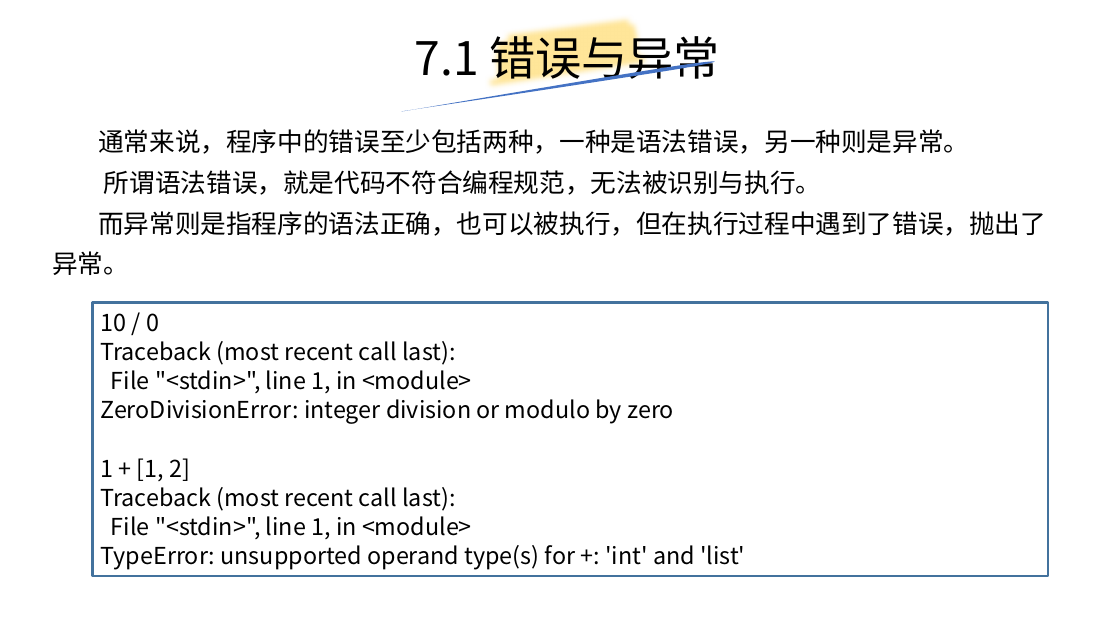
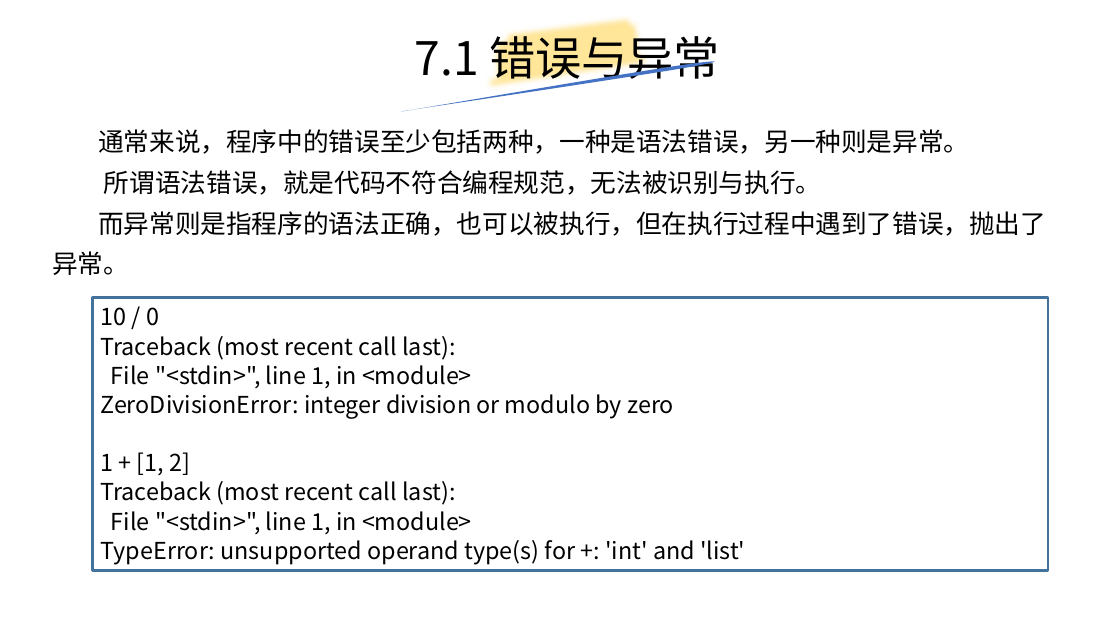
Before and after one commit to yiwenliu/CorePython, a slide deck: slide 59 of PPT/CorePython.pptx. Drawn at 1120x630 pixels with LibreOffice and Linux fonts; fonts in the diff are those of the drawing. Boxes give left, top, right and bottom in pixels: in the first picture for what was removed or moved away, otherwise in the second. Text is boxed around its words. In the diff, an @@ line names an element or a change of style, - is before the commit and + after.

```diff
--- a/PPT/CorePython.pptx
+++ b/PPT/CorePython.pptx
@@ rectangle "10 / 0": place and size @@
-rectangle "10 / 0" at <box>92,302,1049,576</box>
+rectangle "10 / 0" at <box>92,297,1049,571</box>
```
Also in this commit, not shown: 2 other slides changed.
